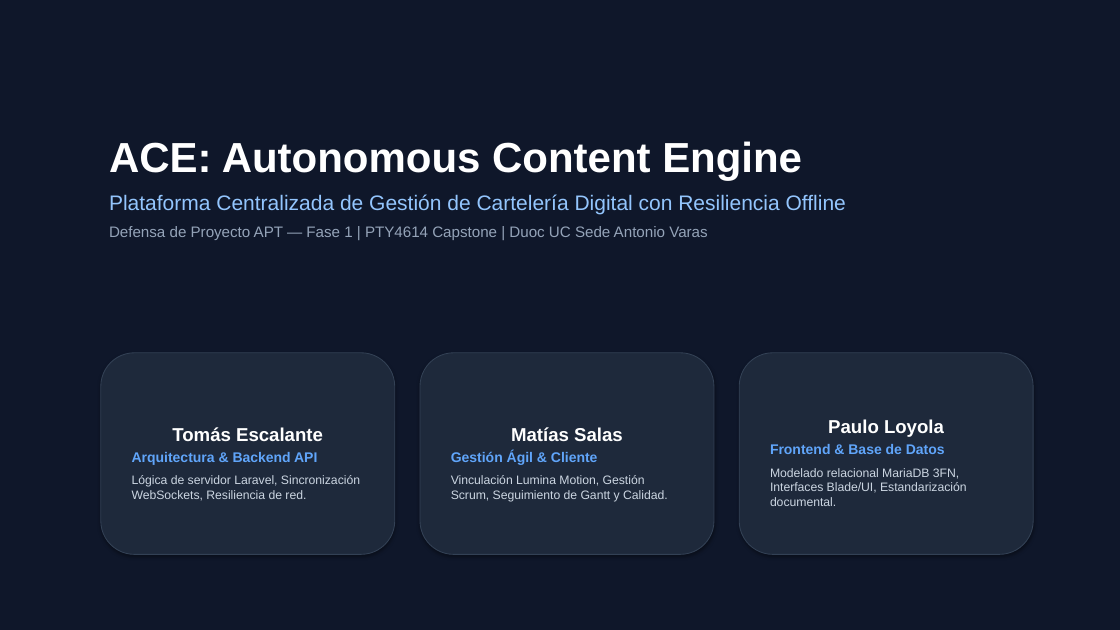
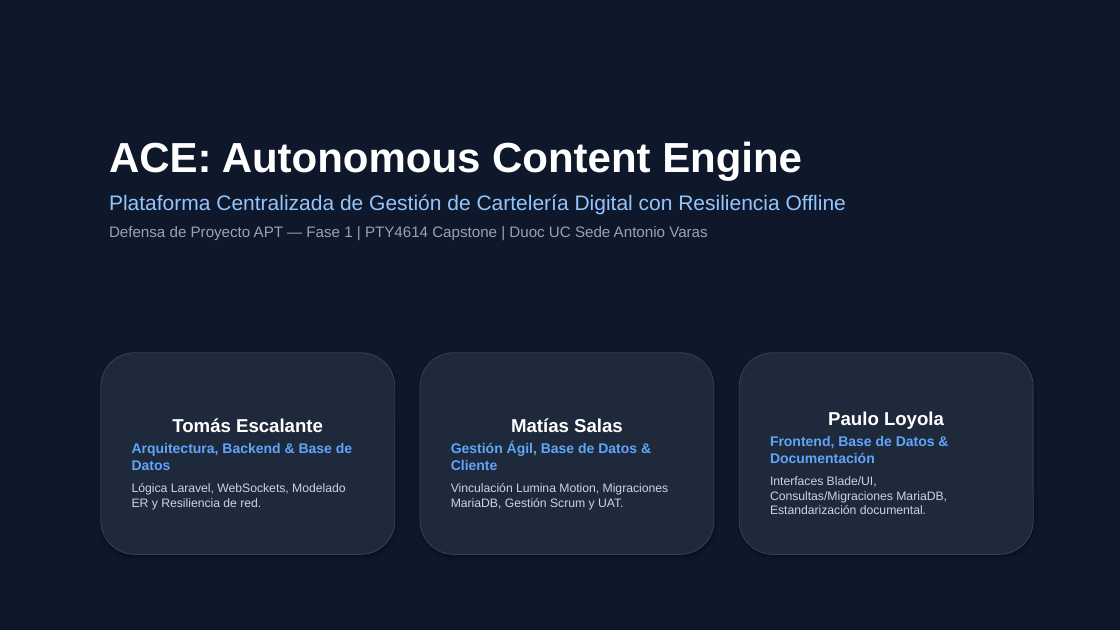
Before and after one commit to tomiloki/ACE, a slide deck: slide 1 of Borradores/Entrega 1/PRESENTACION_FASE_1_PROYECTO_ACE.pptx. Drawn at 1120x630 pixels with LibreOffice and Linux fonts; fonts in the diff are those of the drawing. Boxes give left, top, right and bottom in pixels: in the first picture for what was removed or moved away, otherwise in the second. Text is boxed around its words. In the diff, an @@ line names an element or a change of style, - is before the commit and + after.

```diff
--- a/Borradores/Entrega 1/PRESENTACION_FASE_1_PROYECTO_ACE.pptx
+++ b/Borradores/Entrega 1/PRESENTACION_FASE_1_PROYECTO_ACE.pptx
@@ text in rounded rectangle at [132,443,352,510]: text changed @@
-Arquitectura & Backend API
-Lógica de servidor Laravel, Sincronización WebSockets, Resiliencia de red.
+Arquitectura, Backend & Base de Datos
+Lógica Laravel, WebSockets, Modelado ER y Resiliencia de red.
@@ text in rounded rectangle at [451,442,669,510]: text changed @@
-Gestión Ágil & Cliente
-Vinculación Lumina Motion, Gestión Scrum, Seguimiento de Gantt y Calidad.
+Gestión Ágil, Base de Datos & Cliente
+Vinculación Lumina Motion, Migraciones MariaDB, Gestión Scrum y UAT.
@@ text in rounded rectangle at [770,436,947,514]: text changed @@
-Frontend & Base de Datos
-Modelado relacional MariaDB 3FN, Interfaces Blade/UI, Estandarización documental.
+Frontend, Base de Datos & Documentación
+Interfaces Blade/UI, Consultas/Migraciones MariaDB, Estandarización documental.
```
Also in this commit, not shown: 2 other slides changed, 2 slides added, 1 other file.
